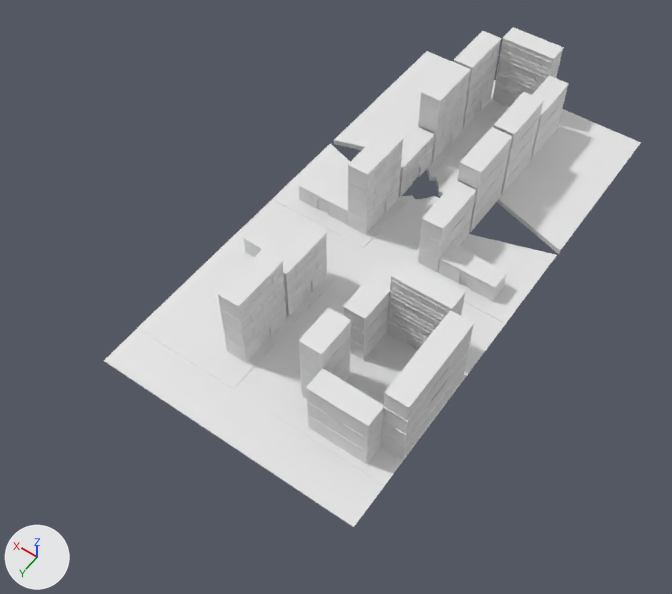
Renders of the FBX model Assets/Models/city.fbx from each side of a commit.
The view is the same before and after, from a 50 mm camera at (-51.3, 124.4, 116.1) aimed at (0.8, 51.4, 1.5). The axes (+X, +Y, +Z) are drawn at lower left. The lights are the same throughout. Where no turn or scale is listed for an object, it has been applied to the vertices. Vertices at the same position are counted once.

Names of what the first picture shows: 'Cubo.009', 'Cubo.016', 'Cubo.017', 'Cubo.018', 'Cubo.019', 'Cubo.020', 'Cubo.021', 'Cubo.022', 'Cubo.024', 'Cubo.025', 'Cubo.026', 'Cubo.027', 'Cubo.029', 'Plano.001', 'Plano.002'.
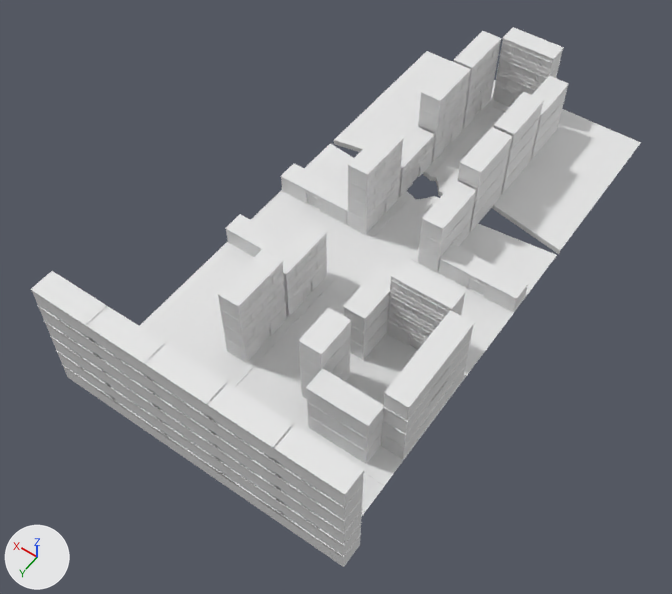
Where the newer file only moved an object's origin or applied its transform, the numbers keep the older frame.

Location of each change, (x1, y1, x2, y2) in pixels of the pictures (672 x 594 px; the box of a moved part takes in the faces that stretch with it):
'Plano.002', reshaped: before (104, 144, 557, 527); after (140, 144, 557, 517)
'Edificios Traseros', added: after (31, 271, 365, 567)
'Cubo.020', reshaped (31% wider, 19% taller): before (438, 244, 507, 301); after (438, 244, 529, 312)
'Cubo.019', reshaped (35% wider, 15% taller): before (298, 172, 348, 224); after (280, 164, 348, 224)
'Cubo.029', reshaped: before (243, 224, 288, 257); after (225, 214, 288, 257)
part 1 of me_plano_005, moved or reshaped: before (138, 144, 557, 474); after (140, 144, 557, 474)

The change, as a diff of the scene's bpy script:
```diff
--- a/Assets/Models/city.fbx.py
+++ b/Assets/Models/city.fbx.py
@@ me_cubo_033 @@
 me_cubo_033.from_pydata(...)  # 129 vertices, 118 faces; spans x -5.07..5.07, y -1.94..1.94, z 0.0..3.5
 # used by ob_cubo_019; location = (14.0, 35.0, 0.0)
+# me_cubo_033 part 2: the loose piece of 117 vertices spanning x -5.07..5.07, y -1.94..1.94, z 0.0..3.5 is multiplied about its middle by the matrix ((1.367, 0.0, 0.0), (0.0, 1.0, 0.0), (0.0, 0.0, 1.0)), then moved by (1.9, 0.0, 0.0)
@@ me_cubo_034 @@
 me_cubo_034.from_pydata(...)  # 129 vertices, 118 faces; spans x -5.07..5.07, y -1.94..1.94, z 0.0..3.5
 # used by ob_cubo_020; location = (-14.0, 35.0, 0.0)
+# me_cubo_034 part 3: the loose piece of 117 vertices spanning x -5.07..5.07, y -1.94..1.94, z 0.0..3.5 is multiplied about its middle by the matrix ((1.367, 0.0, 0.0), (0.0, 1.0, 0.0), (0.0, 0.0, 1.0)), then moved by (-1.9, 0.0, 0.0)
@@ me_plano_005 @@
 # used by ob_plano_002; location = (0.0, 51.8, -0.2)
-me_plano_005.from_pydata(...)  # 106 vertices, 86 faces; spans x -22.9..22.9, y -29.5..28.8, z -0.9..0.2
+me_plano_005.from_pydata(...)  # 118 vertices, 97 faces; spans x -22.9..22.9, y -29.5..31.8, z -0.9..0.2
+# me_plano_005 part 1: 40 vertices moved from x -22.9..22.9, y -24.4..-4.6, z -0.8..0.2 to x -22.9..22.9, y -27.8..-4.1, z -0.8..0.2
@@ me_cubo_035 @@
 me_cubo_035.from_pydata(...)  # 129 vertices, 118 faces; spans x -5.07..5.07, y -1.94..1.94, z 0.0..3.5
 # used by ob_cubo_029; location = (14.0, 49.7, 0.0)
+# me_cubo_035 part 4: the loose piece of 117 vertices spanning x -5.07..5.07, y -1.94..1.94, z 0.0..3.5 is multiplied about its middle by the matrix ((1.367, 0.0, 0.0), (0.0, 1.0, 0.0), (0.0, 0.0, 1.0)), then moved by (1.9, 0.0, 0.0)
@@ me_cubo_042 @@
+me_cubo_042.from_pydata(...)  # 6332 vertices, 6348 faces; spans x -45.1..5.1, y -2.0..1.9, z 0.0..21.0
@@ ob_edificios_traseros @@
+ob_edificios_traseros = bpy.data.objects.new('Edificios Traseros', me_cubo_042)
+ob_edificios_traseros.location = (20.0, 84.0, 0.0)
```
